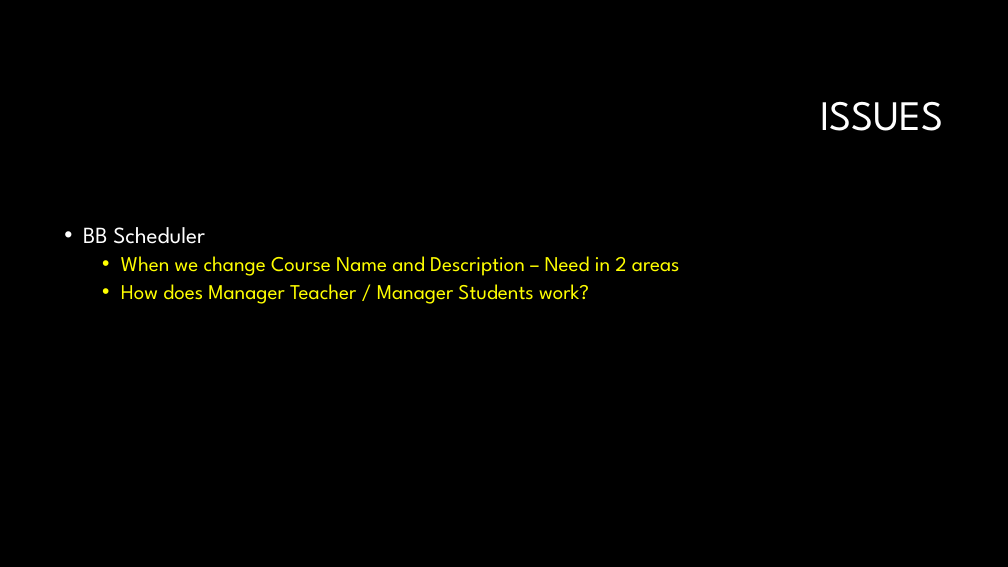
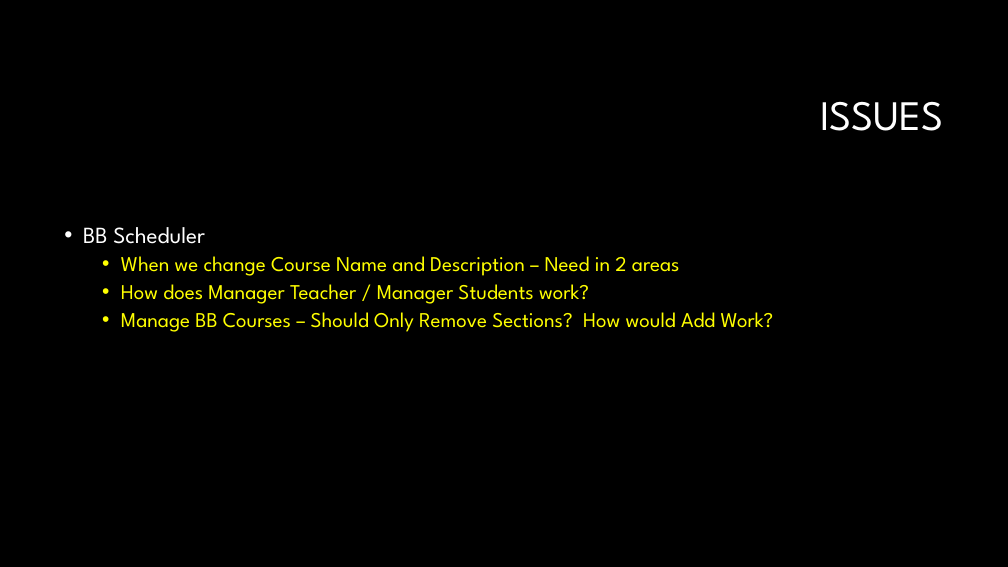
Before and after one commit to joefavero/WaukeshaBBScheduler, a slide deck: slide 10 of docs/Waukesha Week 8.pptx. Drawn at 1008x567 pixels with LibreOffice and Linux fonts; fonts in the diff are those of the drawing; background and template pictures are left out. Boxes give left, top, right and bottom in pixels: in the first picture for what was removed or moved away, otherwise in the second. Text is boxed around its words. In the diff, an @@ line names an element or a change of style, - is before the commit and + after.

```diff
--- a/docs/Waukesha Week 8.pptx
+++ b/docs/Waukesha Week 8.pptx
@@ text at (121, 312, 774, 332): paragraph added @@
+  • Manage BB Courses – Should Only Remove Sections? How would Add Work?
```
Also in this commit, not shown: 24 other files.
